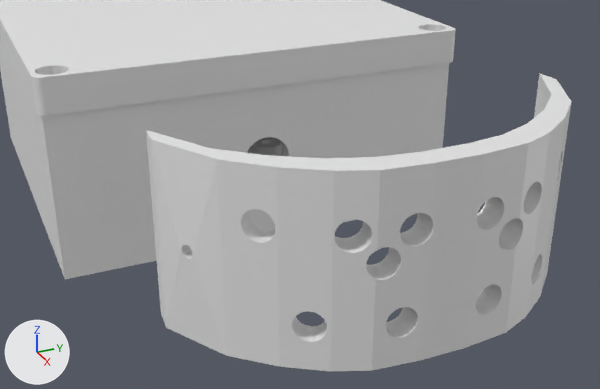
One commit to the Blender file blender/spider_launcher.blend: the scene before it, then after it.
Camera for both pictures: a 50 mm camera at (0.0974, 0.259, 0.0668) aimed at (0.0127, 0.2971, 0.0244). The lights are fixed; the arrows at lower left show +X, +Y and +Z. The picture after the commit comes second. Mesh edges are drawn as thin lines on the coarser meshes.

Objects in the first picture: 'spider_box', 'spider_box_lid', 'spider_eye_mount'.
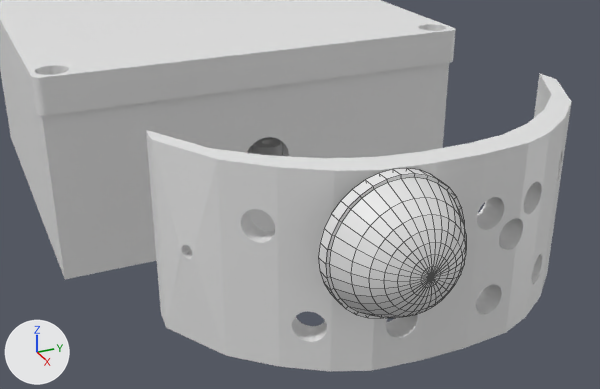
Location of each change, [x1, y1, x2, y2] in pixels of the pictures (600 x 389 px):
'spider_eye_big_lens_x2', added
    after: [318, 168, 466, 318]

The change, as a diff of the scene's bpy script:
```diff
--- a/blender/spider_launcher.blend.py
+++ b/blender/spider_launcher.blend.py
@@ me_cube_003 @@
+me_cube_003.from_pydata(...)  # 514 vertices, 544 faces; spans x 0.0013..0.0111, y -0.0201..-0.0001, z -0.0047..0.0153
@@ ob_spider_eye_big_lens_x2 @@
+ob_spider_eye_big_lens_x2 = bpy.data.objects.new('spider_eye_big_lens_x2', me_cube_003)
+ob_spider_eye_big_lens_x2.location = (0.01496, 0.31807, 0.01197)
```
